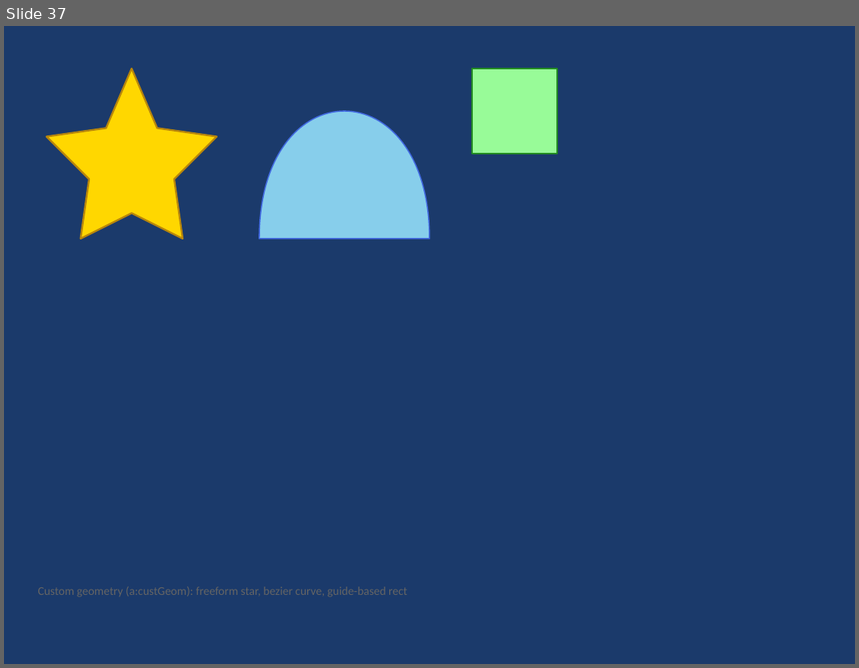
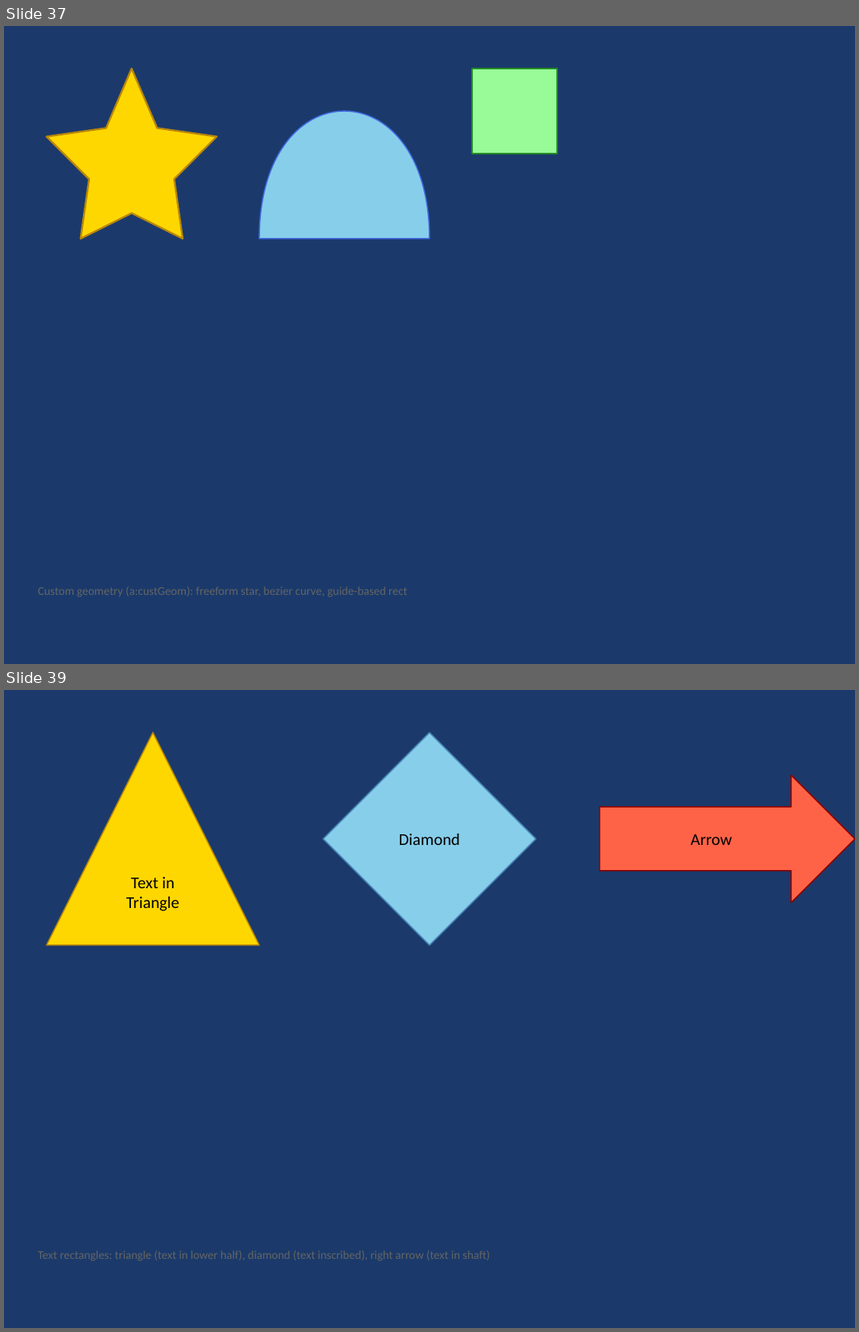
Before and after one commit to t-ujiie-g/pptx-svg, a slide deck: test_fixtures/test_features.pptx. Shown one above the other, each under a label of ours: slide 37 before the commit, slides 37 and 39 after it; the slides between them are not shown. The pictures are 859x668 and 859x1332 pixels, drawn with LibreOffice and Linux fonts; fonts in the diff are those of the drawing. Boxes give left, top, right and bottom in pixels: in the first picture for what was removed or moved away, otherwise in the second. Text is boxed around its words. In the diff, an @@ line names an element or a change of style, - is before the commit and + after.

```diff
--- a/test_fixtures/test_features.pptx
+++ b/test_fixtures/test_features.pptx
@@ slide 39 added at (4,690,855,1328), background #1B3A6B @@
@@ triangle added at (47,733,259,945), fill #FFD700, outline #B8860B 1 pt, 14 pt, text #000000 @@
+Text in Triangle
@@ diamond added at (323,733,536,945), fill #87CEEB, outline #4682B4 1 pt, 14 pt, text #000000 @@
+Diamond
@@ right arrow added at (600,775,855,903), fill #FF6347, outline #8B0000 1 pt, 14 pt, text #000000 @@
+Arrow
@@ text added at (38,1251,490,1262), 10 pt, text #646464 @@
+Text rectangles: triangle (text in lower half), diamond (text inscribed), right arrow (text in shaft)
```
Also in this commit, not shown: 2 other slides added, 9 other files.
